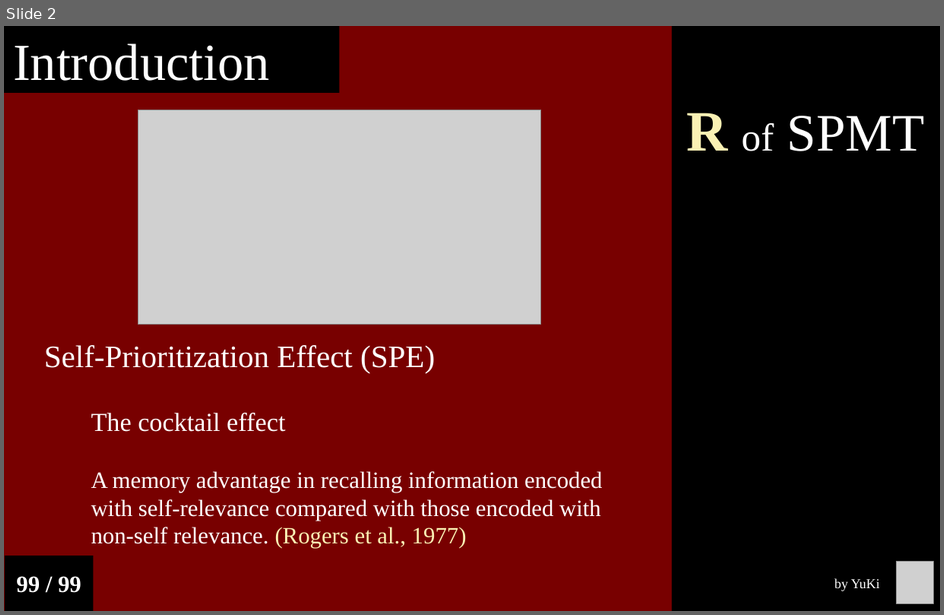
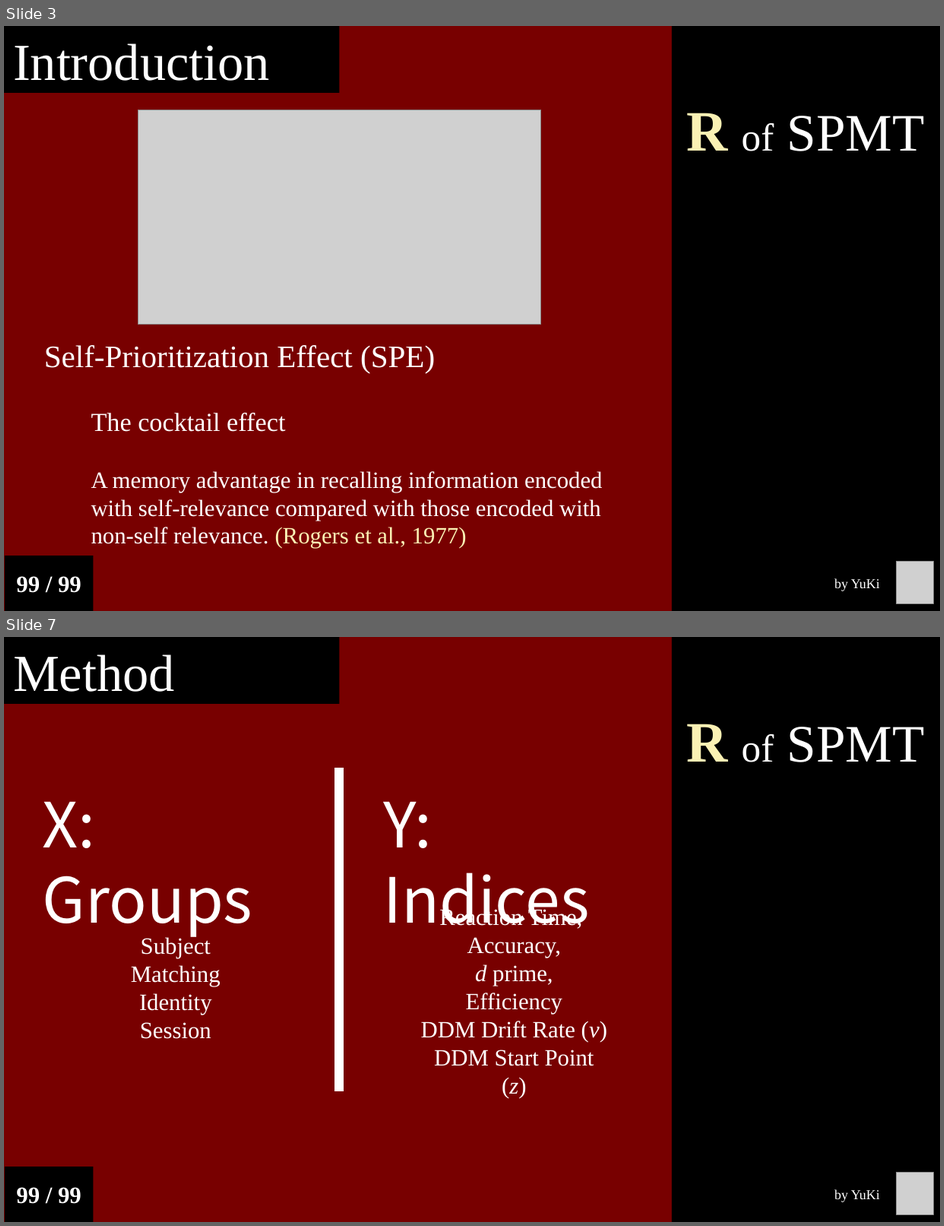
Before and after one commit to Chuan-Peng-Lab/ReliabilitySPE, a slide deck: 6_Reports/6_2_Phase_2/End_Semester_Report.pptx. Shown one above the other, each under a label of ours: slide 2 before the commit, slides 3 and 7 after it; the slides between them are not shown. The pictures are 944x615 and 944x1226 pixels, drawn with LibreOffice and Linux fonts; fonts in the diff are those of the drawing; grey boxes stand for pictures. Boxes give left, top, right and bottom in pixels: in the first picture for what was removed or moved away, otherwise in the second. Text is boxed around its words. In the diff, an @@ line names an element or a change of style, - is before the commit and + after.

```diff
--- a/6_Reports/6_2_Phase_2/End_Semester_Report.pptx
+++ b/6_Reports/6_2_Phase_2/End_Semester_Report.pptx
@@ slide 7 added at [4,637,940,1222], background #780000 @@
@@ rectangle added at [4,637,339,703], fill #000000, 40 pt, text #FFFFFF @@
+Method
@@ rectangle added at [671,637,940,1222], fill #000000, 40.5 pt, text #FFFFFF @@
+R of SPMT
@@ rectangle added at [335,768,343,1091], fill #FFFFFF, outline #FFFFFF 1 pt @@
@@ text added at [43,801,253,939], 48 pt, text #FFFFFF @@
+X: Groups
@@ text added at [383,801,589,939], 48 pt, text #FFFFFF @@
+Y: Indices
@@ text added at [421,908,607,1066], 18 pt, text #FFFFFF @@
+Reaction Time,
+Accuracy,
+d prime,
+Efficiency
+DDM Drift Rate (v)
+DDM Start Point (z)
@@ text added at [131,936,221,1039], 18 pt, text #FFFFFF @@
+Subject
+Matching
+Identity
+Session
@@ rectangle added at [5,1167,93,1222], fill #000000, 18 pt, text #FFFFFF, bold @@
+99 / 99
@@ picture added at [896,1173,933,1215] @@
@@ text added at [835,1190,880,1202], 10.5 pt, text #FFFFFF @@
+by YuKi
@@ what was slide 2 is now slide 3 @@
```
Also in this commit, not shown: 2 slides changed, 5 other slides added.
